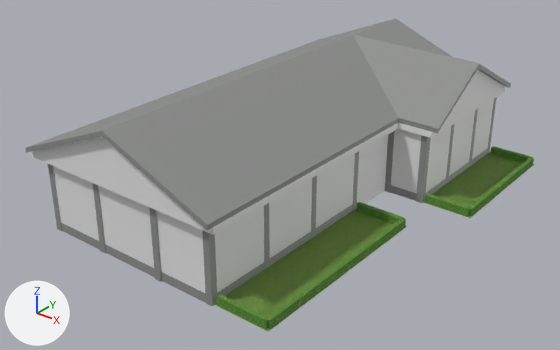
Two versions of the glTF model models/ROMCNav.glb, one commit apart.
Before and after are seen from a camera (50 mm lens) standing at (25.3, -34.6, 21.8) and looking at (-0.7, -2.1, 1.7). The lights are fixed; the arrows at lower left show +X, +Y and +Z. The older version comes first. Where no turn or scale is listed for an object, it has been applied to the vertices.
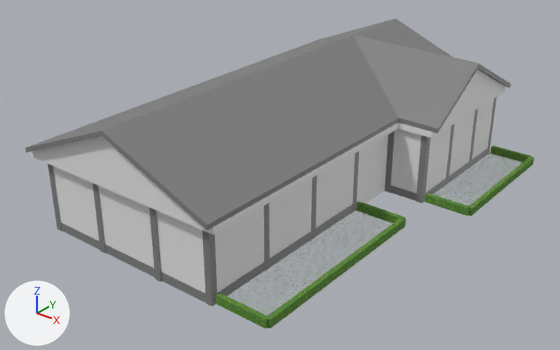
The edits, one by one:
Object 'Cube.036' (ob_cube_036) is deleted.
Object 'Cube.037' (ob_cube_037) is deleted.
Object 'Trimmed square bush borders on green spaces' (ob_trimmed_square_bush_borders_on_green_spaces) moves from (0.0, 0.0, -0.04) to (0.0, 0.0, 0.0).

Pixel boxes [x1, y1, x2, y2] of what changed, in the pictures (560 x 350 px):
'Cube.036', deleted (green): before [214, 209, 407, 332]
'Trimmed square bush borders on green spaces', moved: before [216, 146, 534, 329]; after [216, 145, 534, 329]
'Cube.037', deleted (green): before [422, 152, 534, 218]
